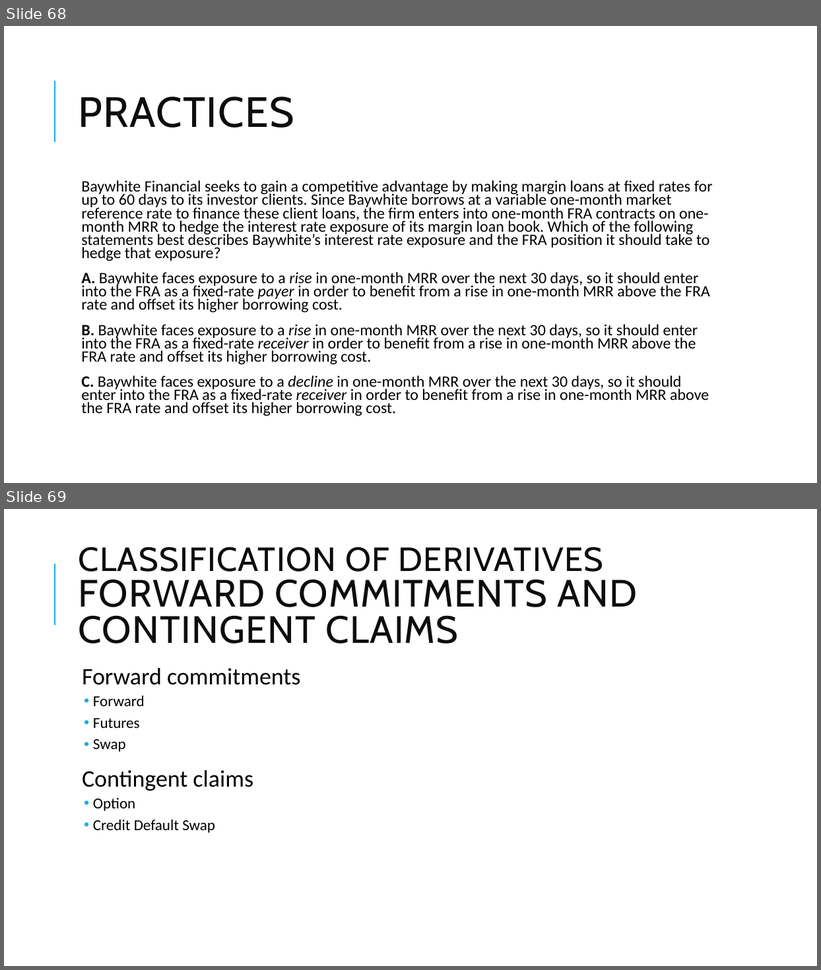
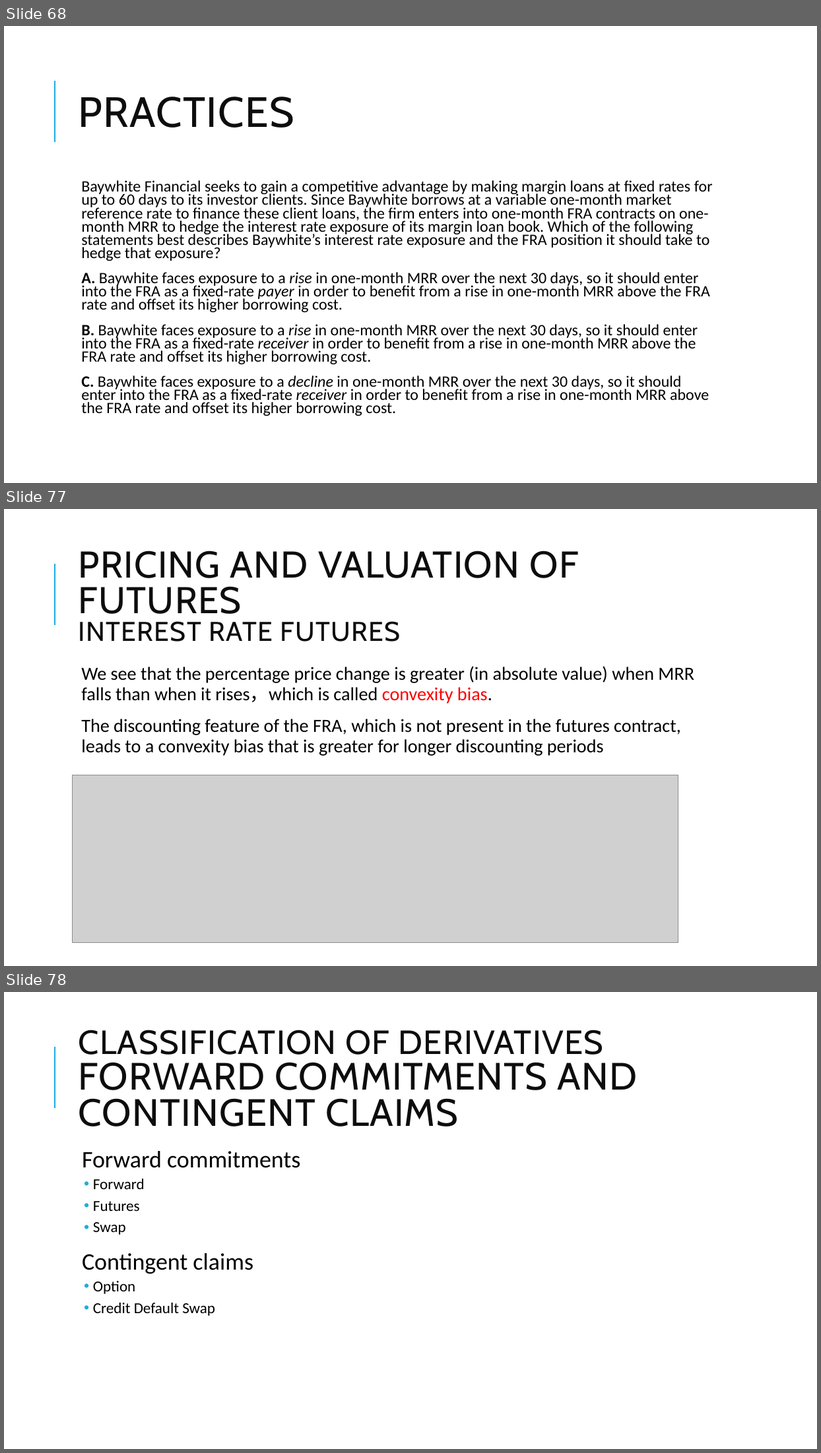
Before and after one commit to Isco0530/data, a slide deck: Derivatives.pptx. Shown one above the other, each under a label of ours: slides 68 and 69 before the commit, slides 68, 77 and 78 after it; the slides between them are not shown. The pictures are 821x970 and 821x1453 pixels, drawn with LibreOffice and Linux fonts; fonts in the diff are those of the drawing; grey boxes stand for pictures. Boxes give left, top, right and bottom in pixels: in the first picture for what was removed or moved away, otherwise in the second. Text is boxed around its words. In the diff, an @@ line names an element or a change of style, - is before the commit and + after.

```diff
--- a/Derivatives.pptx
+++ b/Derivatives.pptx
@@ slide 77 added at (4,509,817,966), background #FFFFFF; not listed: 1 template element that a slide beside it also shows @@
@@ title added at (79,551,578,642), 44 pt, text #0D0D0D @@
+PRICING AND VALUATION OF FUTURES
+INTEREST RATE FUTURES
@@ text added at (81,666,694,756), 22 pt, text #000000 @@
+  We see that the percentage price change is greater (in absolute value) when MRR falls than when it rises，which is called convexity bias.
+  The discounting feature of the FRA, which is not present in the futures contract, leads to a convexity bias that is greater for longer discounting periods
@@ picture added at (73,775,679,943) @@
@@ what was slide 69 is now slide 78 @@
```
Also in this commit, not shown: 8 other slides added, 1 other file.
